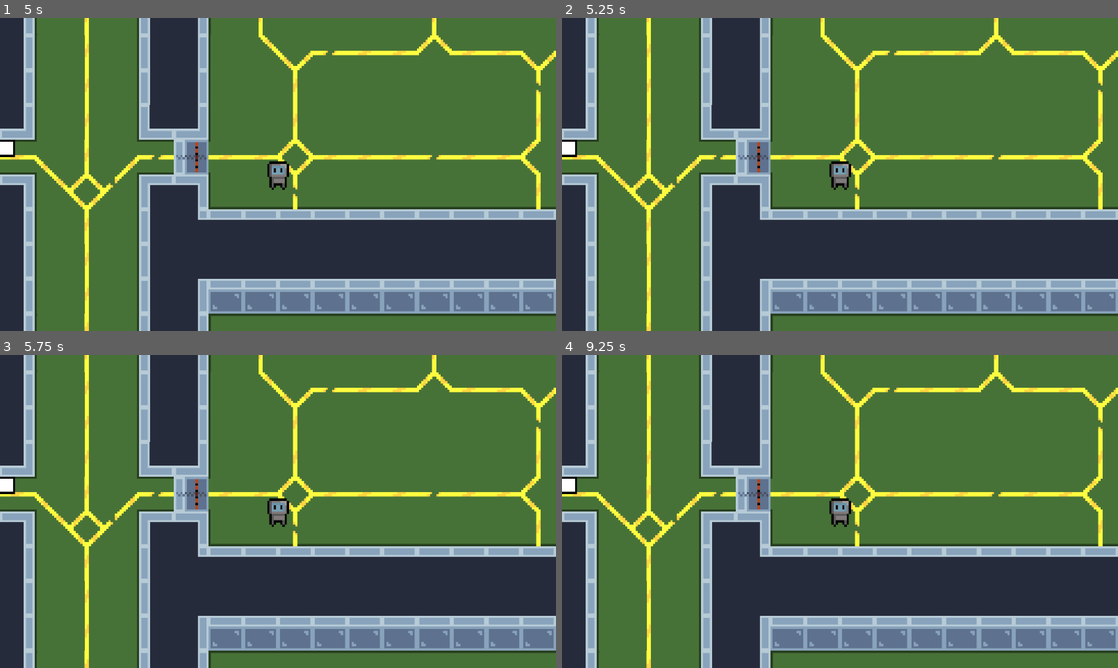
Above: before the commit, frames 1-4 (two rows, left to right).
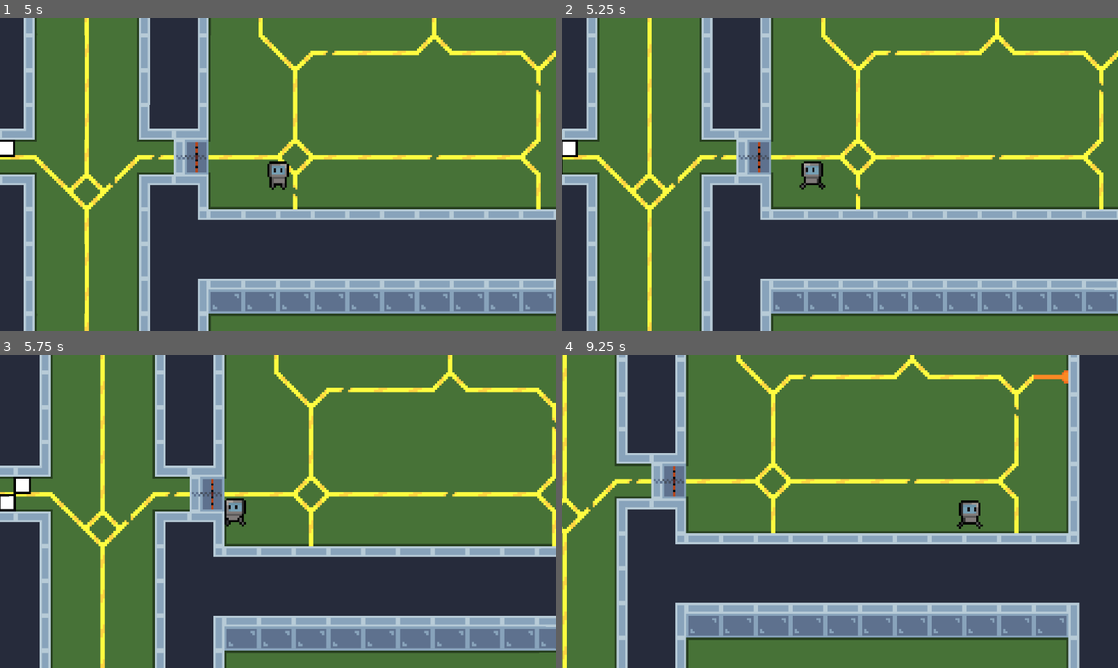
Above: after the commit, the same moments.

Repository: CosmiCZephyR/CyberChip
Game: Godot game, scene res://Menus/SPLASH_TEAM.tscn
The game is run twice, just before and just after one commit, with the same random seed, the same clock (stepped at 60 frames per second) and the same inputs.
Inputs (mouse positions are in pixels of both pictures, inside the frame that each line leads up to):
- Up to frame 1 (5 s): tap Enter at 0.5 s; move the mouse to (400, 158) at 0.52 s; hold D (right) 0.53-1.28 s; tap Q (repairing) at 0.6, 1.55, 2.3, 3.05 s; move the mouse to (166, 190) at 1.27 s; hold S (down) 1.28-2.03 s; click (166, 190) at 1.35 s; tap Space at 2 s; move the mouse to (333, 105) at 2.02 s; hold D (right) 2.03-3.5 s; tap Shift (copterAttack) at 2.1 s; move the mouse to (250, 237) at 2.77 s; tap 2 (electroShock) at 2.85 s; click (255, 187) at 3.5 s; click (255, 187) at 4.25 s
- Up to frame 2 (5.25 s): tap Enter at 5 s; move the mouse to (1006, 221) at 5.02 s; hold A (left) from 5.03 s (still down); tap E (interaction) at 5.1 s
- Up to frame 3 (5.75 s): keep holding A (left); tap Q (repairing) at 5.3 s
- Up to frame 4 (9.25 s): move the mouse to (673, 464) at 5.77 s; tap 3 (magneticShock) at 5.85 s; tap Q (repairing) at 6.05, 6.8, 7.55, 8.1, 8.85 s; move the mouse to (867, 511) at 6.52 s; release A (left) at 6.53 s; hold S (down) 6.53-7.28 s; tap 1 (magnetism) at 6.6 s; move the mouse to (756, 433) at 7.27 s; hold D (right) from 7.28 s (still down); tap W (movement) at 7.35 s; move the mouse to (962, 495) at 8.02 s; move the mouse to (728, 527) at 8.77 s

Frame 1 is identical in both runs. In frame 2, 3.5% of the frame differs, in the area x 0-100%, y 0-100%; in frame 3, 23%; in frame 4, 55%.
Error before the commit: Parse Error: Too many arguments for "activate_repairing()" call. Expected at most 1 but received 2. (res://entities/Player/player.gd:66)
Error after the commit: Cannot call method 'get_used_cells' on a null value. (res://scripts/WiresManager.gd:64)

Commit message:
Added multi-inventory

Diff:
--- a/InventorySystem/InventoryContainer.gd
+++ b/InventorySystem/InventoryContainer.gd
@@ -9,3 +9,9 @@
 func remove_item(_item: Item):
 	items.erase(_item)
 	pass
+
+#func  _ready():
+#	var _res1 = load("res://InventorySystem/Resouces/Inventory.tres").duplicate_r(true)
+#	var _res2 = load("res://InventorySystem/Resouces/Inventory.tres").duplicate_r(true)
+#
+#	prints(_res1, _res2)
--- a/InventorySystem/MainInventory.tscn
+++ b/InventorySystem/MainInventory.tscn
@@ -20,6 +20,7 @@
 sources/0 = SubResource("TileSetAtlasSource_4xs16")
 
 [node name="Node2D" type="Node2D"]
+scale = Vector2(2, 2)
 script = ExtResource("1_1t8vh")
 
 [node name="EquippedItemsContainer" type="TileMap" parent="." groups=["Tilemaps"]]
@@ -30,3 +31,9 @@
 [node name="InventoryContainer" parent="." instance=ExtResource("3_ytkud")]
 offset_left = 144.0
 offset_right = 224.0
+
+[node name="InventoryContainer2" parent="." instance=ExtResource("3_ytkud")]
+offset_left = 144.0
+offset_top = 109.5
+offset_right = 224.0
+offset_bottom = 189.5
--- a/InventorySystem/Resouces/Inventory.gd
+++ b/InventorySystem/Resouces/Inventory.gd
@@ -6,6 +6,16 @@
 @export var items: Array[Resource] = [
 	null, null, null, null, null, null, null, null, null, null, null, null
 ]
+
+#@warning_ignore()
+func duplicate_r(_flag: bool = false) -> Resource:
+	var _res = duplicate(_flag)
+
+	for idx in range(items.size()):
+		if items[idx]:
+			_res.items[idx] = items[idx].duplicate(true)
+	return _res
+
 
 func get_item_on_index(item_index: int) -> Item:
 	return items[item_index]
@@ -16,17 +26,26 @@
 	emit_signal("items_changed", [item_index])
 	return previous_item
 
-func swap_items(item_index: int, target_item_index: int) -> void:
-	var target_item: Resource = items[target_item_index]
-	var item: Resource = items[item_index]
+func swap_items(item_index_for_change: int, drop_data) -> void:
+	var target_item_index = drop_data.item_index
+#	var target_item: Resource = items[target_item_index]
+	var item: Resource = items[item_index_for_change]
 
-	items[target_item_index] = item
-	items[item_index] = target_item
+#	items[target_item_index] = item
+#	drop_data.inventory_res.items[target_item_index] = item
+	drop_data.inventory_res.set_item(target_item_index, item)
 
-	emit_signal("items_changed", [item_index, target_item_index])
+	items[item_index_for_change] = drop_data.item
+
+	emit_signal("items_changed", [item_index_for_change, target_item_index])
 
 func remove_item(item_index: int) -> Resource:
 	var previous_item: Resource = items[item_index]
+
+	if previous_item:
+		previous_item = previous_item.duplicate(true)
+#	items[item_index].free()
+
 	items[item_index] = null
 	emit_signal("items_changed", [item_index])
 	return previous_item
--- a/InventorySystem/Resouces/Inventory.tres
+++ b/InventorySystem/Resouces/Inventory.tres
@@ -1,9 +1,18 @@
-[gd_resource type="Resource" script_class="Inventory" load_steps=4 format=3 uid="uid://bcc5kda2ogoxk"]
+[gd_resource type="Resource" script_class="Inventory" load_steps=6 format=3 uid="uid://bcc5kda2ogoxk"]
 
 [ext_resource type="Script" path="res://InventorySystem/Resouces/Inventory.gd" id="1_1to2t"]
-[ext_resource type="Resource" uid="uid://637emd7vmkpa" path="res://InventorySystem/Resouces/Wire.tres" id="1_p68bb"]
+[ext_resource type="Script" path="res://InventorySystem/Resouces/Item.gd" id="1_tbrcp"]
 [ext_resource type="Resource" uid="uid://df34u4nhwe8vf" path="res://InventorySystem/Resouces/Resistor.tres" id="2_on3i4"]
 
+[sub_resource type="CompressedTexture2D" id="CompressedTexture2D_061op"]
+load_path = "res://.godot/imported/EnergySourceTile.png-8331350bea67b6659b50368d43d80ec9.ctex"
+
+[sub_resource type="Resource" id="Resource_f7yog"]
+script = ExtResource("1_tbrcp")
+name = "Wire"
+texture = SubResource("CompressedTexture2D_061op")
+
 [resource]
+resource_local_to_scene = true
 script = ExtResource("1_1to2t")
-items = Array[Resource]([ExtResource("1_p68bb"), null, null, null, null, ExtResource("2_on3i4"), null, null, null, null, null, null])
+items = Array[Resource]([SubResource("Resource_f7yog"), null, null, null, null, ExtResource("2_on3i4"), null, null, null, null, null, null])
--- a/InventorySystem/Resouces/Resistor.tres
+++ b/InventorySystem/Resouces/Resistor.tres
@@ -1,11 +1,9 @@
-[gd_resource type="Resource" script_class="Item" load_steps=4 format=3 uid="uid://df34u4nhwe8vf"]
+[gd_resource type="Resource" script_class="Item" load_steps=3 format=3 uid="uid://df34u4nhwe8vf"]
 
 [ext_resource type="Script" path="res://InventorySystem/Resouces/Item.gd" id="1_1mv4c"]
-[ext_resource type="PackedScene" uid="uid://c86jstn7ui42y" path="res://components/resistor/resistor.tscn" id="1_sqhsf"]
 [ext_resource type="Texture2D" uid="uid://bkhbl5rbly7lb" path="res://sprites/component_sprites/Resistor2.3ingame.png" id="2_hap71"]
 
 [resource]
 script = ExtResource("1_1mv4c")
 name = "Resistor"
 texture = ExtResource("2_hap71")
-packed_scene = ExtResource("1_sqhsf")
--- a/InventorySystem/UI/InvSlotGridContainer.gd
+++ b/InventorySystem/UI/InvSlotGridContainer.gd
@@ -1,11 +1,12 @@
 extends GridContainer
 
-var inventory: Inventory = preload("res://InventorySystem/Resouces/Inventory.tres")
+var inventory: Inventory = preload("res://InventorySystem/Resouces/Inventory.tres").duplicate_r(true)
 
 func _ready() -> void:
 	_setup_items_slots()
+	inventory.items_changed.connect(_setup_items_slots)
 
-func _setup_items_slots() -> void:
+func _setup_items_slots(_changed_indexes = []) -> void:
 	for item_index in inventory.items.size():
 		_update_inventory_slot_display(item_index)
 
--- a/InventorySystem/UI/InventorySlotDisplay.gd
+++ b/InventorySystem/UI/InventorySlotDisplay.gd
@@ -4,7 +4,7 @@
 @warning_ignore("unused_private_class_variable")
 @onready var _tile_map: TileMap = get_tree().get_first_node_in_group("Tilemaps")
 
-var inventory: Inventory = preload("res://InventorySystem/Resouces/Inventory.tres")
+@onready var inventory = get_parent().inventory #Inventory = preload("res://InventorySystem/Resouces/Inventory.tres")
 var item_data = null : set = set_item
 
 # Vector and index position of items and convert them
@@ -23,9 +23,12 @@
 	else:
 		_item_texture_rect.texture = load("res://sprites/Slot.png")
 
-# pickup item
+
 @warning_ignore("unused_parameter")
 func _get_drag_data(at_position):
+	return pickup_item(at_position)
+
+func pickup_item(at_position):
 	var _item_index = get_index()
 	var _item = inventory.remove_item(_item_index)
 
@@ -33,6 +36,7 @@
 		var data = {}
 		data.item = _item
 		data.item_index = _item_index
+		data.inventory_res = inventory
 
 		var _drag_preview = TextureRect.new()
 		_drag_preview.texture = _item.texture
@@ -43,19 +47,24 @@
 
 		return data
 
-# can drop item
 @warning_ignore("unused_parameter")
 func _can_drop_data(at_position, data) -> bool:
+	return can_drop_item(at_position, data)
+
+func can_drop_item(at_position, data) -> bool:
 	return data is Dictionary and data.has("item")
 
-# drop item
+
 @warning_ignore("unused_parameter")
 func _drop_data(at_position, droped_data) -> void:
-	var _my_item_index = get_index()
-	var _my_item = inventory.get_item_on_index(_my_item_index)
+	drop_item(at_position, droped_data)
 
-	inventory.swap_items(_my_item_index, droped_data.item_index)
-	inventory.set_item(_my_item_index, droped_data.item)
+func drop_item(at_position, droped_data) -> void:
+	var _local_target_item_index = get_index()
+#	var _my_item = inventory.get_item_on_index(_my_item_index)
+
+	inventory.swap_items(_local_target_item_index, droped_data)
+	inventory.set_item(_local_target_item_index, droped_data.item)
 
 	var _previous_slot = get_parent().get_child(droped_data.item_index)
 	_previous_slot.item_data = item_data
--- a/entities/Player/player.gd
+++ b/entities/Player/player.gd
@@ -63,7 +63,7 @@
 	_magnetism.activate(player_rect, self, _delta)
 
 func _on_repairing() -> void:
-	_repairing.activate_repairing(tilemap, self)
+	_repairing.activate_repairing(tilemap)
 
 func _on_magnetic_shock() -> void:
 	_magnetic_shock.activate_magnetic_shock(self)
